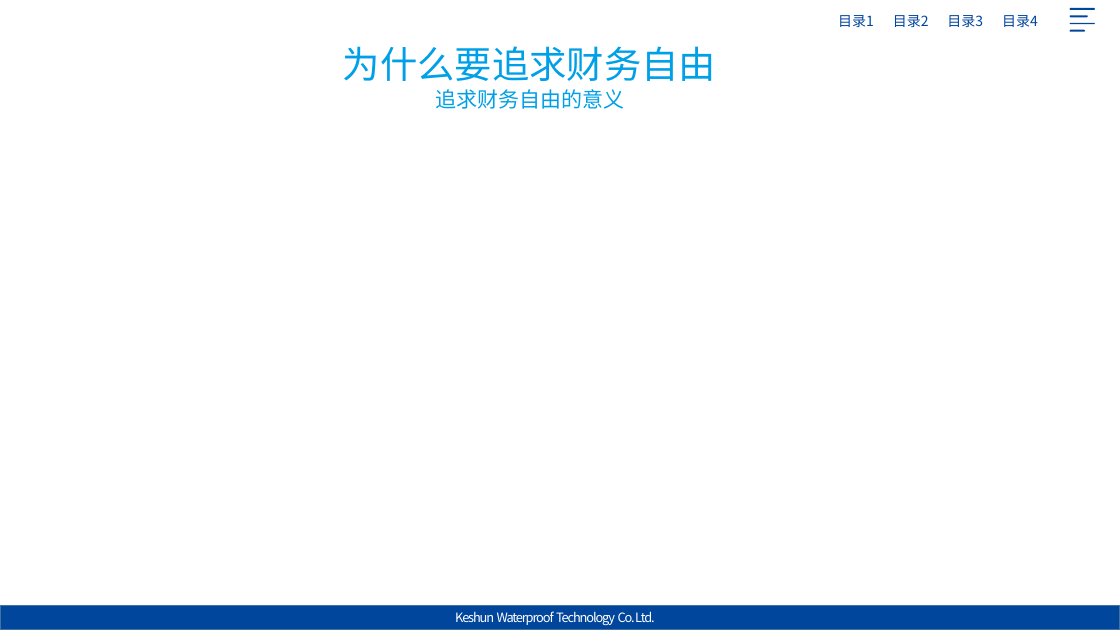
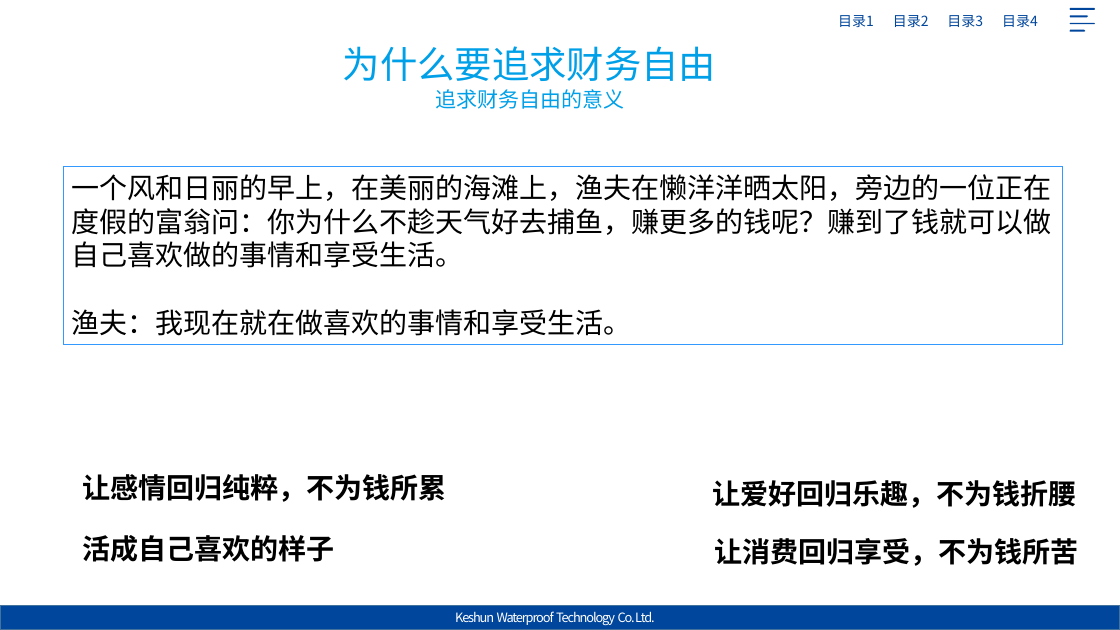
Before and after one commit to Jack-liangqihua/ABAP_CODER, a slide deck: slide 10 of 专题研究/晨会主题/201904财务自由.pptx. Drawn at 1120x630 pixels with LibreOffice and Linux fonts; fonts in the diff are those of the drawing; background and template pictures are left out. Boxes give left, top, right and bottom in pixels: in the first picture for what was removed or moved away, otherwise in the second. Text is boxed around its words. In the diff, an @@ line names an element or a change of style, - is before the commit and + after.

```diff
--- a/专题研究/晨会主题/201904财务自由.pptx
+++ b/专题研究/晨会主题/201904财务自由.pptx
@@ rectangle added at (63, 166, 1062, 344), outline #3399FF 0.75 pt, 24 pt, text #000000 @@
+一个风和日丽的早上，在美丽的海滩上，渔夫在懒洋洋晒太阳，旁边的一位正在度假的富翁问：你为什么不趁天气好去捕鱼，赚更多的钱呢？赚到了钱就可以做自己喜欢做的事情和享受生活。
+渔夫：我现在就在做喜欢的事情和享受生活。
@@ text added at (83, 474, 447, 502), 24 pt, text #000000, bold @@
+让感情回归纯粹，不为钱所累
@@ text added at (713, 480, 1077, 508), 24 pt, text #000000, bold @@
+让爱好回归乐趣，不为钱折腰
@@ text added at (83, 535, 335, 562), 24 pt, text #000000, bold @@
+活成自己喜欢的样子
@@ text added at (714, 538, 1078, 566), 24 pt, text #000000, bold @@
+让消费回归享受，不为钱所苦
```
Also in this commit, not shown: 6 other slides changed, 1 slide added, 6 slides removed.
